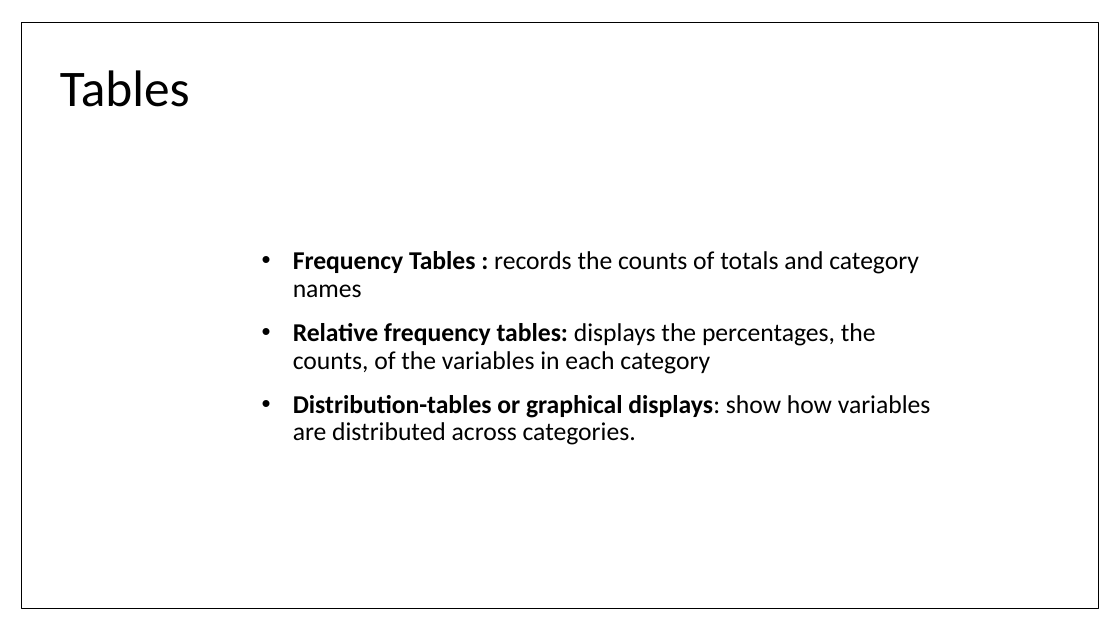
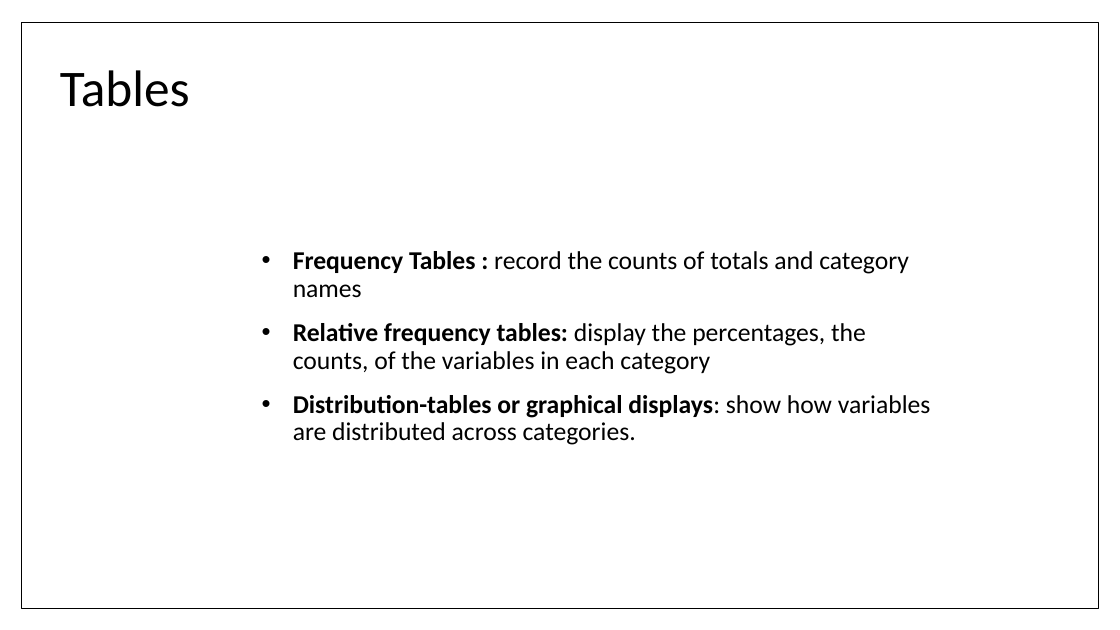
Before and after one commit to berradais/DNA-2021-2022, a slide deck: slide 19 of 4-Python-for-Data-Visualization/0-Exploratory Data Analysis/0-EDA.pptx. Drawn at 1120x630 pixels with LibreOffice and Linux fonts; fonts in the diff are those of the drawing. Boxes give left, top, right and bottom in pixels: in the first picture for what was removed or moved away, otherwise in the second. Text is boxed around its words. In the diff, an @@ line names an element or a change of style, - is before the commit and + after.

```diff
--- a/4-Python-for-Data-Visualization/0-Exploratory Data Analysis/0-EDA.pptx
+++ b/4-Python-for-Data-Visualization/0-Exploratory Data Analysis/0-EDA.pptx
@@ text at (x1=293, y1=251, x2=909, y2=374): text changed @@
-• Frequency Tables : records the counts of totals and category names
-• Relative frequency tables: displays the percentages, the counts, of the variables in each category
+• Frequency Tables : record the counts of totals and category names
+• Relative frequency tables: display the percentages, the counts, of the variables in each category
```
Also in this commit, not shown: 3 other files.
